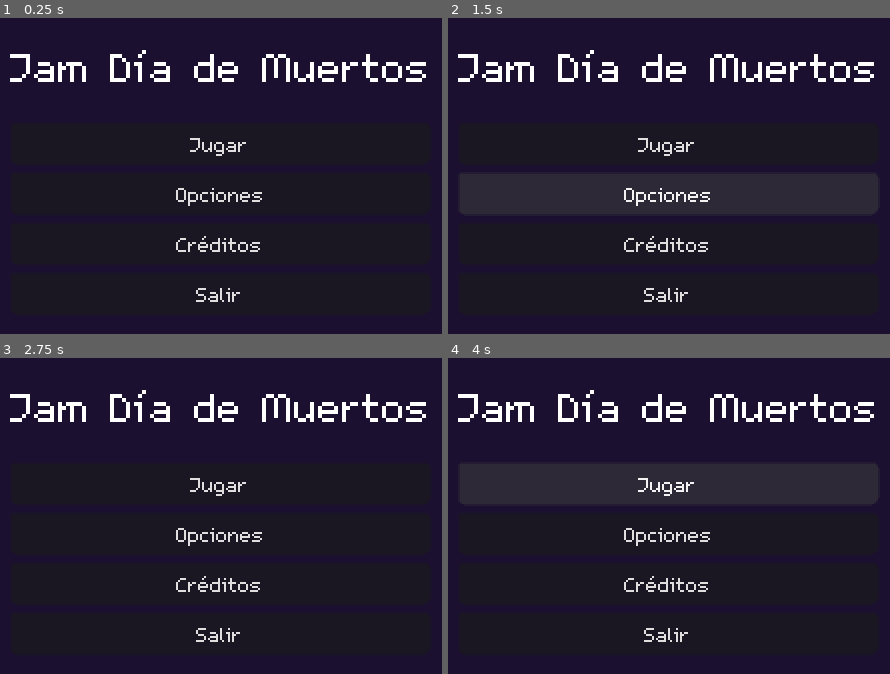
Above: before the commit, frames 1-4 (two rows, left to right).
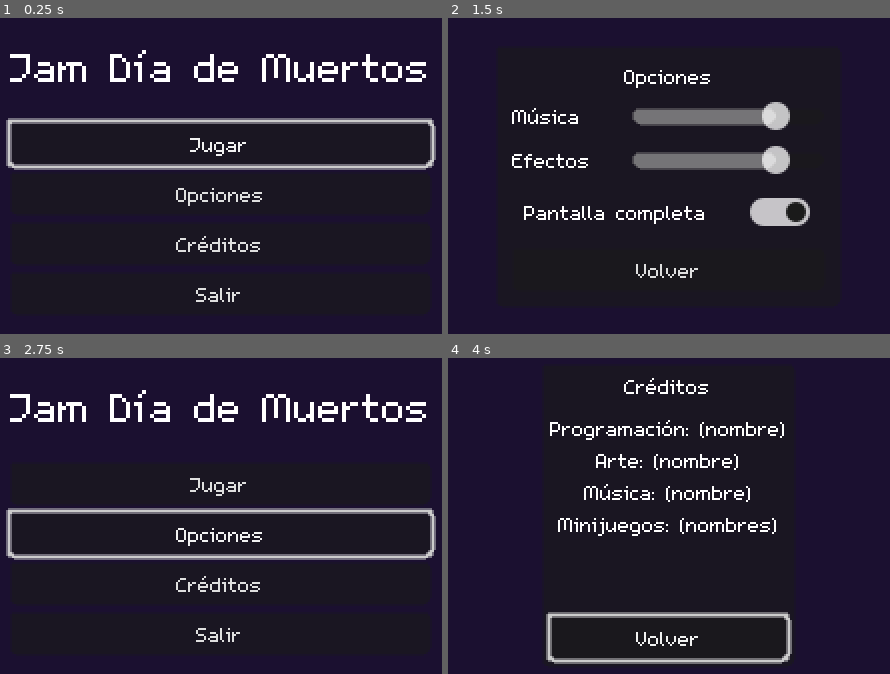
Above: after the commit, the same moments.

Repository: Haziel08/JamDiaDeMuertos
Game: Godot game, scene res://scenes/MainMenu.tscn
The game is run twice, just before and just after one commit, with the same random seed, the same clock (stepped at 60 frames per second) and the same inputs.
Inputs (mouse positions are in pixels of both pictures, inside the frame that each line leads up to):
- Up to frame 1 (0.25 s): no input
- Up to frame 2 (1.5 s): click "Opciones" at 0.5 s; click (669, 210) at 1.25 s, where only the run after the commit has a clickable "Pantalla completa"
- Up to frame 3 (2.75 s): click (221, 607) at 2 s, where only the run after the commit has a clickable "Volver"
- Up to frame 4 (4 s): click "Créditos" at 2.75 s; click (669, 484) at 3.5 s, where only the run before the commit has a clickable "Jugar"

The runs differ from the first frame. In frame 1, 4.0% of the frame differs, in the area x 1-99%, y 31-49%; in frame 2, 12%; in frame 3, 4.0%; in frame 4, 13%, in the area x 2-98%, y 6-97%.

Commit message:
Jugador movimiento

Diff:
--- a/autoload/audio_manager.gd
+++ b/autoload/audio_manager.gd
@@ -5,6 +5,9 @@
 
 const SFX_PLAYER_COUNT := 8   # cuántos efectos pueden sonar al mismo tiempo
 const SILENT_DB := -40.0
+
+const UI_HOVER := preload("res://common/sfx/ui_hover.ogg")
+const UI_CLICK := preload("res://common/sfx/ui_click.ogg")
 
 var _music_player: AudioStreamPlayer
 var _sfx_players: Array[AudioStreamPlayer] = []
@@ -65,3 +68,12 @@
 		if not player.playing:
 			return player
 	return _sfx_players[0]  # todos ocupados: reutiliza el primero
+
+func add_button_sounds(root: Node) -> void:
+	## Agrega sonido de hover y clic a todos los botones dentro de root.
+	## Uso: AudioManager.add_button_sounds(self)
+	for node in root.find_children("*", "BaseButton", true, false):
+		var button := node as BaseButton
+		button.mouse_entered.connect(button.grab_focus)  # mouse y teclado se comportan igual
+		button.focus_entered.connect(play_sfx.bind(UI_HOVER, 0.05))
+		button.pressed.connect(play_sfx.bind(UI_CLICK))
--- /dev/null
+++ b/menus/credits/credits_menu.gd
@@ -0,0 +1,27 @@
+extends Control
+## Panel de créditos. Emite "closed" al cerrarse.
+
+signal closed
+
+@onready var back_button: Button = %BackButton
+
+
+func _ready() -> void:
+	back_button.pressed.connect(close)
+
+
+func open() -> void:
+	show()
+	back_button.grab_focus()
+
+
+func close() -> void:
+	hide()
+	closed.emit()
+
+
+func _unhandled_input(event: InputEvent) -> void:
+	# Esc también cierra el panel
+	if visible and event.is_action_pressed("ui_cancel"):
+		get_viewport().set_input_as_handled()
+		close()
--- a/menus/main_menu/main_menu.gd
+++ b/menus/main_menu/main_menu.gd
@@ -1,23 +1,36 @@
 extends Control
 ## Menú principal: Jugar, Opciones, Créditos y Salir.
 
+const MENU_MUSIC := preload("res://common/music/menu_theme.ogg")
+
+@onready var main_panel: Control = %Center
 @onready var play_button: Button = %PlayButton
 @onready var options_button: Button = %OptionsButton
 @onready var credits_button: Button = %CreditsButton
 @onready var quit_button: Button = %QuitButton
+@onready var options_menu: Control = %OptionsMenu
+@onready var credits_menu: Control = %CreditsMenu
 
 
 func _ready() -> void:
 	play_button.pressed.connect(_on_play_pressed)
-	options_button.pressed.connect(_on_options_pressed)
-	credits_button.pressed.connect(_on_credits_pressed)
+	options_button.pressed.connect(_open_submenu.bind(options_menu))
+	credits_button.pressed.connect(_open_submenu.bind(credits_menu))
 	quit_button.pressed.connect(_on_quit_pressed)
+
+	# Al cerrar un panel, regresa el foco al botón que lo abrió.
+	options_menu.closed.connect(_close_submenu.bind(options_button))
+	credits_menu.closed.connect(_close_submenu.bind(credits_button))
+
+	options_menu.hide()
+	credits_menu.hide()
 
 	# En el navegador no se puede cerrar el juego, así que se oculta "Salir".
 	quit_button.visible = not OS.has_feature("web")
 
-	# Permite moverse por el menú con flechas/Enter o con control.
 	play_button.grab_focus()
+	AudioManager.add_button_sounds(self)  # después de grab_focus, para que no suene al abrir
+	AudioManager.play_music(MENU_MUSIC)
 
 
 func _on_play_pressed() -> void:
@@ -25,13 +38,15 @@
 	SceneManager.go_to_world()
 
 
-func _on_options_pressed() -> void:
-	print("Opciones: pendiente")  # lo conectamos en el siguiente paso
+func _on_quit_pressed() -> void:
+	get_tree().quit()
 
 
-func _on_credits_pressed() -> void:
-	print("Créditos: pendiente")  # lo conectamos en el siguiente paso
+func _open_submenu(submenu: Control) -> void:
+	main_panel.hide()
+	submenu.open()
 
 
-func _on_quit_pressed() -> void:
-	get_tree().quit()
+func _close_submenu(button_to_focus: Button) -> void:
+	main_panel.show()
+	button_to_focus.grab_focus()
--- /dev/null
+++ b/menus/options/options_menu.gd
@@ -0,0 +1,42 @@
+extends Control
+## Panel de opciones: volumen y pantalla completa.
+## Se puede reutilizar en el menú de pausa. Emite "closed" al cerrarse.
+
+signal closed
+
+@onready var music_slider: HSlider = %MusicSlider
+@onready var sfx_slider: HSlider = %SfxSlider
+@onready var fullscreen_check: CheckButton = %FullscreenCheck
+@onready var back_button: Button = %BackButton
+
+
+func _ready() -> void:
+	music_slider.value = Settings.music_volume
+	sfx_slider.value = Settings.sfx_volume
+
+	music_slider.value_changed.connect(Settings.set_music_volume)
+	sfx_slider.value_changed.connect(Settings.set_sfx_volume)
+	# Al soltar el slider de efectos, suena un clic para escuchar el volumen nuevo.
+	sfx_slider.drag_ended.connect(func(_changed): AudioManager.play_sfx(AudioManager.UI_CLICK))
+	fullscreen_check.toggled.connect(Settings.set_fullscreen)
+	back_button.pressed.connect(close)
+
+
+func open() -> void:
+	# En el navegador el jugador puede salir de pantalla completa con Esc,
+	# así que sincronizamos la casilla con el estado real de la ventana.
+	var is_fullscreen := DisplayServer.window_get_mode() == DisplayServer.WINDOW_MODE_FULLSCREEN
+	fullscreen_check.set_pressed_no_signal(is_fullscreen)
+	show()
+	music_slider.grab_focus()
+
+
+func close() -> void:
+	hide()
+	closed.emit()
+
+
+func _unhandled_input(event: InputEvent) -> void:
+	if visible and event.is_action_pressed("ui_cancel"):
+		get_viewport().set_input_as_handled()
+		close()
--- /dev/null
+++ b/player/Player.tscn
@@ -0,0 +1,26 @@
+[gd_scene format=3 uid="uid://fkoeb8q67jpe"]
+
+[ext_resource type="Script" uid="uid://ch4sp404b44yq" path="res://player/player.gd" id="1_ulp21"]
+
+[sub_resource type="RectangleShape2D" id="RectangleShape2D_v0ik2"]
+size = Vector2(10, 4)
+
+[node name="Player" type="CharacterBody2D" unique_id=442972059]
+script = ExtResource("1_ulp21")
+
+[node name="Placeholder" type="ColorRect" parent="." unique_id=1265256286]
+offset_left = -8.0
+offset_top = -16.0
+offset_right = 8.0
+color = Color(0.17606631, 0.61113846, 0.61943537, 1)
+
+[node name="AnimatedSprite2D" type="AnimatedSprite2D" parent="." unique_id=1089308853]
+position = Vector2(0, -8)
+
+[node name="CollisionShape2D" type="CollisionShape2D" parent="." unique_id=1175021480]
+position = Vector2(0, -2)
+shape = SubResource("RectangleShape2D_v0ik2")
+
+[node name="Camera2D" type="Camera2D" parent="." unique_id=1051399488]
+position_smoothing_enabled = true
+position_smoothing_speed = 6.0
--- /dev/null
+++ b/player/player.gd
@@ -0,0 +1,66 @@
+extends CharacterBody2D
+## Jugador del mundo abierto: movimiento en 4 direcciones (sin diagonales).
+## Otros scripts pueden bloquear el movimiento con player.can_move = false
+## (por ejemplo durante diálogos o cinemáticas).
+
+## 60 = exactamente 1 píxel por frame de física: movimiento nítido en pixel art.
+@export var speed: float = 60.0
+
+const DIRECTIONS := {
+	"move_left": Vector2.LEFT,
+	"move_right": Vector2.RIGHT,
+	"move_up": Vector2.UP,
+	"move_down": Vector2.DOWN,
+}
+
+var can_move: bool = true
+var facing: Vector2 = Vector2.DOWN  # última dirección a la que miró
+
+var _held_directions: Array[Vector2] = []  # teclas presionadas, en orden
+
+@onready var sprite: AnimatedSprite2D = $AnimatedSprite2D
+
+
+func _physics_process(_delta: float) -> void:
+	var direction := _get_input_direction() if can_move else Vector2.ZERO
+
+	velocity = direction * speed
+	move_and_slide()
+
+	if direction != Vector2.ZERO:
+		facing = direction
+	_update_animation(direction != Vector2.ZERO)
+
+
+func _get_input_direction() -> Vector2:
+	## Devuelve solo UNA dirección: la de la última tecla presionada.
+	for action in DIRECTIONS:
+		var dir: Vector2 = DIRECTIONS[action]
+		if Input.is_action_pressed(action):
+			if dir not in _held_directions:
+				_held_directions.append(dir)
+		else:
+			_held_directions.erase(dir)
+
+	if _held_directions.is_empty():
+		return Vector2.ZERO
+	return _held_directions.back()
+
+
+func _update_animation(is_moving: bool) -> void:
+	if sprite.sprite_frames == null:
+		return  # todavía no hay arte
+
+	# Nombres esperados: idle_down, idle_up, idle_left, idle_right,
+	#                    walk_down, walk_up, walk_left, walk_right
+	var animation := ("walk_" if is_moving else "idle_") + _direction_name(facing)
+	if sprite.sprite_frames.has_animation(animation):
+		sprite.play(animation)
+
+
+func _direction_name(direction: Vector2) -> String:
+	if direction.x < 0:
+		return "left"
+	if direction.x > 0:
+		return "right"
+	return "up" if direction.y < 0 else "down"
--- a/project.godot
+++ b/project.godot
@@ -40,9 +40,49 @@
 
 theme/custom_font="uid://bx26cbjjsym8l"
 
+[input]
+
+move_left={
+"deadzone": 0.2,
+"events": [Object(InputEventKey,"resource_local_to_scene":false,"resource_name":"","device":16,"window_id":0,"alt_pressed":false,"shift_pressed":false,"ctrl_pressed":false,"meta_pressed":false,"pressed":false,"keycode":0,"physical_keycode":65,"key_label":0,"unicode":0,"location":0,"echo":false,"script":null)
+, Object(InputEventKey,"resource_local_to_scene":false,"resource_name":"","device":16,"window_id":0,"alt_pressed":false,"shift_pressed":false,"ctrl_pressed":false,"meta_pressed":false,"pressed":false,"keycode":0,"physical_keycode":4194319,"key_label":0,"unicode":0,"location":0,"echo":false,"script":null)
+]
+}
+move_right={
+"deadzone": 0.2,
+"events": [Object(InputEventKey,"resource_local_to_scene":false,"resource_name":"","device":16,"window_id":0,"alt_pressed":false,"shift_pressed":false,"ctrl_pressed":false,"meta_pressed":false,"pressed":false,"keycode":0,"physical_keycode":4194321,"key_label":0,"unicode":0,"location":0,"echo":false,"script":null)
+, Object(InputEventKey,"resource_local_to_scene":false,"resource_name":"","device":16,"window_id":0,"alt_pressed":false,"shift_pressed":false,"ctrl_pressed":false,"meta_pressed":false,"pressed":false,"keycode":0,"physical_keycode":68,"key_label":0,"unicode":0,"location":0,"echo":false,"script":null)
+]
+}
+move_up={
+"deadzone": 0.2,
+"events": [Object(InputEventKey,"resource_local_to_scene":false,"resource_name":"","device":16,"window_id":0,"alt_pressed":false,"shift_pressed":false,"ctrl_pressed":false,"meta_pressed":false,"pressed":false,"keycode":0,"physical_keycode":87,"key_label":0,"unicode":0,"location":0,"echo":false,"script":null)
+, Object(InputEventKey,"resource_local_to_scene":false,"resource_name":"","device":16,"window_id":0,"alt_pressed":false,"shift_pressed":false,"ctrl_pressed":false,"meta_pressed":false,"pressed":false,"keycode":0,"physical_keycode":4194320,"key_label":0,"unicode":0,"location":0,"echo":false,"script":null)
+]
+}
+move_down={
+"deadzone": 0.2,
+"events": [Object(InputEventKey,"resource_local_to_scene":false,"resource_name":"","device":16,"window_id":0,"alt_pressed":false,"shift_pressed":false,"ctrl_pressed":false,"meta_pressed":false,"pressed":false,"keycode":0,"physical_keycode":83,"key_label":0,"unicode":0,"location":0,"echo":false,"script":null)
+, Object(InputEventKey,"resource_local_to_scene":false,"resource_name":"","device":16,"window_id":0,"alt_pressed":false,"shift_pressed":false,"ctrl_pressed":false,"meta_pressed":false,"pressed":false,"keycode":0,"physical_keycode":4194322,"key_label":0,"unicode":0,"location":0,"echo":false,"script":null)
+]
+}
+interact={
+"deadzone": 0.2,
+"events": [Object(InputEventKey,"resource_local_to_scene":false,"resource_name":"","device":16,"window_id":0,"alt_pressed":false,"shift_pressed":false,"ctrl_pressed":false,"meta_pressed":false,"pressed":false,"keycode":0,"physical_keycode":32,"key_label":0,"unicode":0,"location":0,"echo":false,"script":null)
+, Object(InputEventKey,"resource_local_to_scene":false,"resource_name":"","device":16,"window_id":0,"alt_pressed":false,"shift_pressed":false,"ctrl_pressed":false,"meta_pressed":false,"pressed":false,"keycode":0,"physical_keycode":69,"key_label":0,"unicode":0,"location":0,"echo":false,"script":null)
+]
+}
+pause={
+"deadzone": 0.2,
+"events": [Object(InputEventKey,"resource_local_to_scene":false,"resource_name":"","device":16,"window_id":0,"alt_pressed":false,"shift_pressed":false,"ctrl_pressed":false,"meta_pressed":false,"pressed":false,"keycode":0,"physical_keycode":4194305,"key_label":0,"unicode":0,"location":0,"echo":false,"script":null)
+, Object(InputEventKey,"resource_local_to_scene":false,"resource_name":"","device":16,"window_id":0,"alt_pressed":false,"shift_pressed":false,"ctrl_pressed":false,"meta_pressed":false,"pressed":false,"keycode":0,"physical_keycode":80,"key_label":0,"unicode":0,"location":0,"echo":false,"script":null)
+]
+}
+
 [physics]
 
 3d/physics_engine="Jolt Physics"
+common/physics_interpolation=true
 
 [rendering]
 
--- /dev/null
+++ b/scenes/CreditsMenu.tscn
@@ -0,0 +1,54 @@
+[gd_scene format=3 uid="uid://cu0n1t6a06npe"]
+
+[ext_resource type="Script" uid="uid://deyu1dci5ccy4" path="res://menus/credits/credits_menu.gd" id="1_04pys"]
+
+[node name="CreditsMenu" type="Control" unique_id=27006497]
+layout_mode = 3
+anchors_preset = 15
+anchor_right = 1.0
+anchor_bottom = 1.0
+grow_horizontal = 2
+grow_vertical = 2
+script = ExtResource("1_04pys")
+
+[node name="Center" type="CenterContainer" parent="." unique_id=392297536]
+layout_mode = 1
+anchors_preset = 15
+anchor_right = 1.0
+anchor_bottom = 1.0
+grow_horizontal = 2
+grow_vertical = 2
+
+[node name="Panel" type="PanelContainer" parent="Center" unique_id=974365768]
+layout_mode = 2
+
+[node name="Margin" type="MarginContainer" parent="Center/Panel" unique_id=710893124]
+layout_mode = 2
+theme_override_constants/margin_left = 4
+theme_override_constants/margin_top = 4
+theme_override_constants/margin_right = 4
+theme_override_constants/margin_bottom = 4
+
+[node name="VBox" type="VBoxContainer" parent="Center/Panel/Margin" unique_id=319423092]
+layout_mode = 2
+theme_override_constants/separation = 8
+
+[node name="Title" type="Label" parent="Center/Panel/Margin/VBox" unique_id=397053973]
+layout_mode = 2
+text = "Créditos"
+horizontal_alignment = 1
+
+[node name="Names" type="Label" parent="Center/Panel/Margin/VBox" unique_id=1950691481]
+layout_mode = 2
+text = "Programación: (nombre)
+Arte: (nombre)
+Música: (nombre)
+Minijuegos: (nombres)
+
+"
+horizontal_alignment = 1
+
+[node name="BackButton" type="Button" parent="Center/Panel/Margin/VBox" unique_id=1232920564]
+unique_name_in_owner = true
+layout_mode = 2
+text = "Volver"
--- a/scenes/MainMenu.tscn
+++ b/scenes/MainMenu.tscn
@@ -1,4 +1,8 @@
 [gd_scene format=3 uid="uid://dpn01gy33rjgl"]
+
+[ext_resource type="PackedScene" uid="uid://cu0n1t6a06npe" path="res://scenes/CreditsMenu.tscn" id="1_0ykhv"]
+[ext_resource type="Script" uid="uid://c43esp4vcnalk" path="res://menus/main_menu/main_menu.gd" id="1_2wh52"]
+[ext_resource type="PackedScene" uid="uid://cus0nan5bw0b1" path="res://scenes/OptionsMenu.tscn" id="2_2wh52"]
 
 [node name="MainMenu" type="Control" unique_id=856570084]
 layout_mode = 3
@@ -7,6 +11,7 @@
 anchor_bottom = 1.0
 grow_horizontal = 2
 grow_vertical = 2
+script = ExtResource("1_2wh52")
 
 [node name="Background" type="ColorRect" parent="." unique_id=7485818]
 layout_mode = 1
@@ -18,6 +23,7 @@
 color = Color(0.105882354, 0.0627451, 0.1882353, 1)
 
 [node name="Center" type="CenterContainer" parent="." unique_id=1946620045]
+unique_name_in_owner = true
 layout_mode = 1
 anchors_preset = 15
 anchor_right = 1.0
@@ -39,21 +45,35 @@
 layout_mode = 2
 
 [node name="PlayButton" type="Button" parent="Center/Content/Buttons" unique_id=2027472552]
+unique_name_in_owner = true
 custom_minimum_size = Vector2(96, 0)
 layout_mode = 2
 text = "Jugar"
 
 [node name="OptionsButton" type="Button" parent="Center/Content/Buttons" unique_id=33421378]
+unique_name_in_owner = true
 custom_minimum_size = Vector2(96, 0)
 layout_mode = 2
 text = "Opciones"
 
 [node name="CreditsButton" type="Button" parent="Center/Content/Buttons" unique_id=921996502]
+unique_name_in_owner = true
 custom_minimum_size = Vector2(96, 0)
 layout_mode = 2
 text = "Créditos"
 
 [node name="QuitButton" type="Button" parent="Center/Content/Buttons" unique_id=860873870]
+unique_name_in_owner = true
 custom_minimum_size = Vector2(96, 0)
 layout_mode = 2
 text = "Salir"
+
+[node name="CreditsMenu" parent="." unique_id=27006497 instance=ExtResource("1_0ykhv")]
+unique_name_in_owner = true
+visible = false
+layout_mode = 1
+
+[node name="OptionsMenu" parent="." unique_id=199308786 instance=ExtResource("2_2wh52")]
+unique_name_in_owner = true
+visible = false
+layout_mode = 1
--- /dev/null
+++ b/scenes/OptionsMenu.tscn
@@ -0,0 +1,79 @@
+[gd_scene format=3 uid="uid://cus0nan5bw0b1"]
+
+[ext_resource type="Script" uid="uid://8nvtf7aw1lpo" path="res://menus/options/options_menu.gd" id="1_dpnyk"]
+
+[node name="OptionsMenu" type="Control" unique_id=199308786]
+layout_mode = 3
+anchors_preset = 15
+anchor_right = 1.0
+anchor_bottom = 1.0
+grow_horizontal = 2
+grow_vertical = 2
+script = ExtResource("1_dpnyk")
+
+[node name="Center" type="CenterContainer" parent="." unique_id=1213620649]
+layout_mode = 1
+anchors_preset = 15
+anchor_right = 1.0
+anchor_bottom = 1.0
+grow_horizontal = 2
+grow_vertical = 2
+
+[node name="Panel" type="PanelContainer" parent="Center" unique_id=992294498]
+layout_mode = 2
+
+[node name="Margin" type="MarginContainer" parent="Center/Panel" unique_id=251186517]
+layout_mode = 2
+theme_override_constants/margin_left = 8
+theme_override_constants/margin_top = 8
+theme_override_constants/margin_right = 8
+theme_override_constants/margin_bottom = 8
+
+[node name="VBox" type="VBoxContainer" parent="Center/Panel/Margin" unique_id=197512298]
+layout_mode = 2
+theme_override_constants/separation = 6
+
+[node name="Title" type="Label" parent="Center/Panel/Margin/VBox" unique_id=316013152]
+layout_mode = 2
+text = "Opciones"
+horizontal_alignment = 1
+
+[node name="MusicRow" type="HBoxContainer" parent="Center/Panel/Margin/VBox" unique_id=1352296129]
+layout_mode = 2
+
+[node name="MusicLabel" type="Label" parent="Center/Panel/Margin/VBox/MusicRow" unique_id=295839645]
+custom_minimum_size = Vector2(56, 0)
+layout_mode = 2
+text = "Música"
+
+[node name="MusicSlider" type="HSlider" parent="Center/Panel/Margin/VBox/MusicRow" unique_id=386170178]
+unique_name_in_owner = true
+custom_minimum_size = Vector2(96, 0)
+layout_mode = 2
+max_value = 1.0
+step = 0.05
+
+[node name="SfxRow" type="HBoxContainer" parent="Center/Panel/Margin/VBox" unique_id=1547324908]
+layout_mode = 2
+
+[node name="SfxLabel" type="Label" parent="Center/Panel/Margin/VBox/SfxRow" unique_id=2094523976]
+custom_minimum_size = Vector2(56, 0)
+layout_mode = 2
+text = "Efectos"
+
+[node name="SfxSlider" type="HSlider" parent="Center/Panel/Margin/VBox/SfxRow" unique_id=714534669]
+unique_name_in_owner = true
+custom_minimum_size = Vector2(96, 0)
+layout_mode = 2
+max_value = 1.0
+step = 0.05
+
+[node name="FullscreenCheck" type="CheckButton" parent="Center/Panel/Margin/VBox" unique_id=821245833]
+unique_name_in_owner = true
+layout_mode = 2
+text = "Pantalla completa"
+
+[node name="BackButton" type="Button" parent="Center/Panel/Margin/VBox" unique_id=106711063]
+unique_name_in_owner = true
+layout_mode = 2
+text = "Volver"
--- a/scenes/World.tscn
+++ b/scenes/World.tscn
@@ -1,10 +1,32 @@
 [gd_scene format=3 uid="uid://clag35shenh2a"]
 
+[ext_resource type="PackedScene" uid="uid://fkoeb8q67jpe" path="res://player/Player.tscn" id="1_kqs1s"]
+
+[sub_resource type="RectangleShape2D" id="RectangleShape2D_v0ik2"]
+size = Vector2(26, 27)
+
 [node name="World" type="Node2D" unique_id=2106682353]
+y_sort_enabled = true
 
-[node name="Label" type="Label" parent="." unique_id=720319279]
-offset_left = 60.0
-offset_top = 72.0
-offset_right = 270.0
-offset_bottom = 95.0
-text = "MUNDO EN CONTRUCCION"
+[node name="Ground" type="ColorRect" parent="." unique_id=250662852]
+offset_right = 640.0
+offset_bottom = 360.0
+mouse_filter = 2
+color = Color(0.16862746, 0.11372549, 0.22745098, 1)
+
+[node name="Obstacle" type="StaticBody2D" parent="." unique_id=755521659]
+position = Vector2(240, 120)
+
+[node name="Visual" type="ColorRect" parent="Obstacle" unique_id=1623257324]
+offset_left = -16.0
+offset_top = -16.0
+offset_right = 16.0
+offset_bottom = 16.0
+color = Color(0.24719188, 0.2471919, 0.24719188, 1)
+
+[node name="CollisionShape2D" type="CollisionShape2D" parent="Obstacle" unique_id=237251307]
+position = Vector2(0, -0.5)
+shape = SubResource("RectangleShape2D_v0ik2")
+
+[node name="Player" parent="." unique_id=442972059 instance=ExtResource("1_kqs1s")]
+position = Vector2(160, 90)
Not shown, added: common/music/menu_theme.ogg.import
Not shown, added: common/sfx/ui_click.ogg.import
Not shown, added: common/sfx/ui_hover.ogg.import
Not shown, added: menus/credits/credits_menu.gd.uid
Not shown, added: menus/options/options_menu.gd.uid
Not shown, added: player/player.gd.uid
Not shown, added: common/music/menu_theme.ogg
Not shown, added: common/sfx/ui_click.ogg
Not shown, added: common/sfx/ui_hover.ogg
